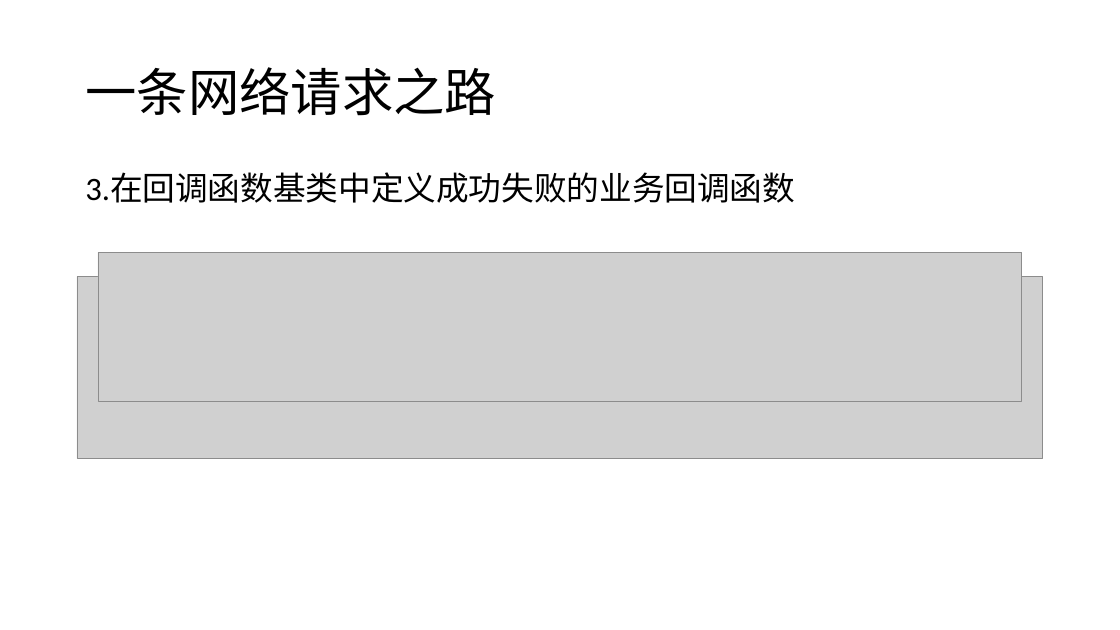
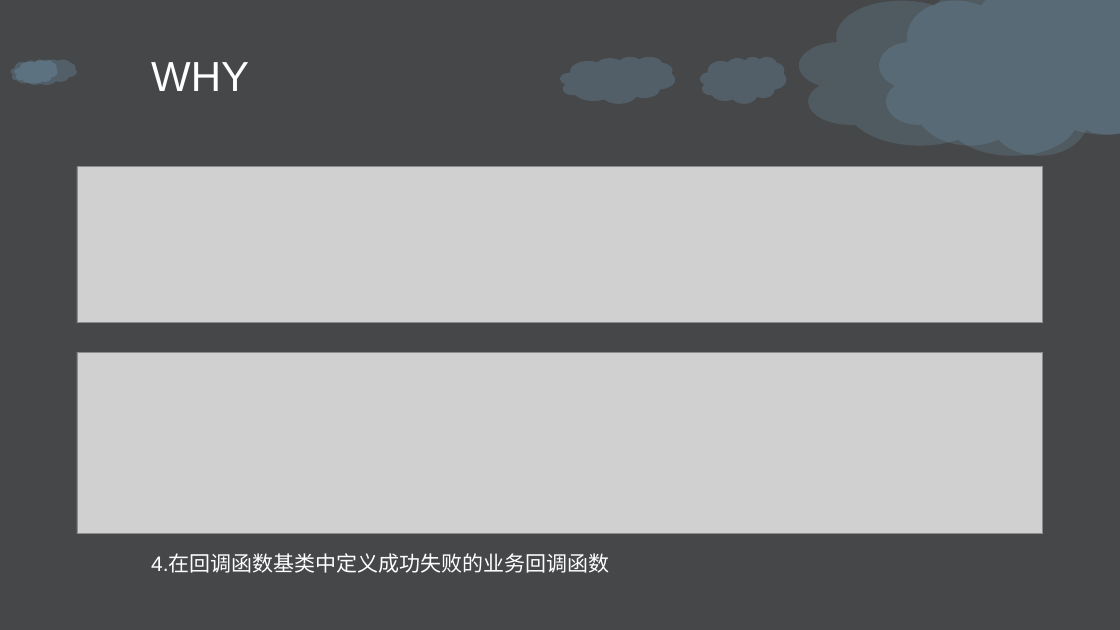
Before and after one commit to daisongsong1991/ppt, a slide deck: slide 6 of net_ppt.pptx. Drawn at 1120x630 pixels with LibreOffice and Linux fonts; fonts in the diff are those of the drawing; grey boxes stand for pictures; background and template pictures are left out. Boxes give left, top, right and bottom in pixels: in the first picture for what was removed or moved away, otherwise in the second. Text is boxed around its words. In the diff, an @@ line names an element or a change of style, - is before the commit and + after.

```diff
--- a/net_ppt.pptx
+++ b/net_ppt.pptx
@@ background #FFFFFF to picture (left out) @@
@@ freeform shape added at (x1=799, y1=0, x2=1120, y2=156), fill #8EC9EE at 15% opacity @@
@@ freeform shape added at (x1=880, y1=0, x2=1120, y2=156), fill #8EC9EE at 15% opacity @@
@@ cloud added at (x1=560, y1=56, x2=676, y2=103), fill #8EC9EE at 19% opacity @@
@@ cloud added at (x1=700, y1=56, x2=786, y2=103), fill #8EC9EE at 19% opacity @@
@@ cloud added at (x1=11, y1=60, x2=58, y2=85), fill #8EC9EE at 19% opacity @@
@@ cloud added at (x1=14, y1=60, x2=77, y2=85), fill #8EC9EE at 19% opacity @@
@@ title removed at (x1=85, y1=67, x2=496, y2=116) @@
-一条网络请求之路
@@ text added at (x1=151, y1=62, x2=249, y2=91), 36 pt, text #FFFFFF @@
+WHY
@@ picture resized from (x1=98, y1=253, x2=1023, y2=402) to (x1=77, y1=166, x2=1044, y2=323) @@
@@ picture moved from (x1=77, y1=276, x2=1044, y2=458) to (x1=77, y1=352, x2=1044, y2=534) @@
@@ text at (x1=151, y1=555, x2=610, y2=573): text changed; size 28 to 18 pt; font Calibri to Arial; text colour #000000 to #FFFFFF @@
-3.在回调函数基类中定义成功失败的业务回调函数
+4.在回调函数基类中定义成功失败的业务回调函数
```
Also in this commit, not shown: 9 other slides changed, 14 slides added, 13 slides removed, 1 other file.
